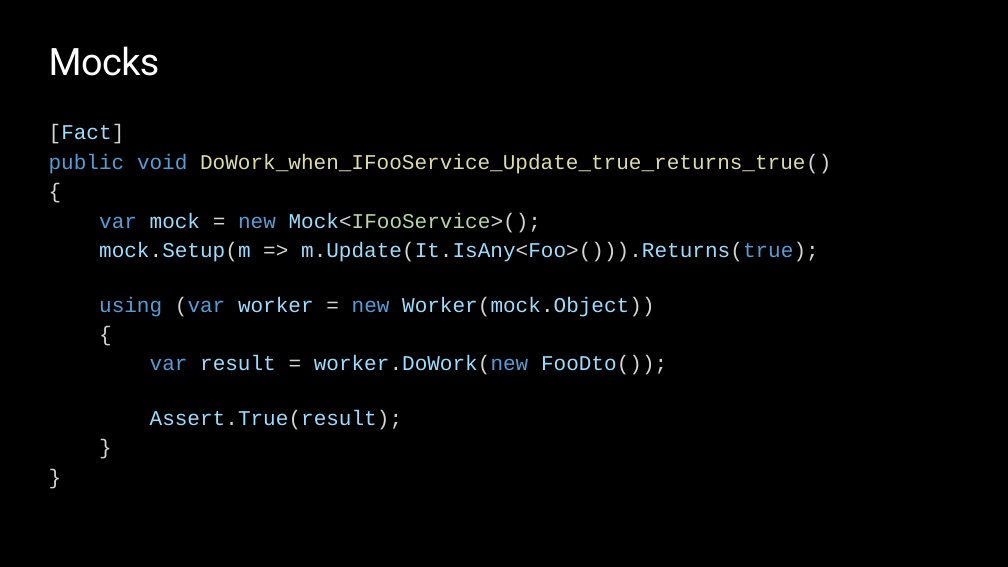
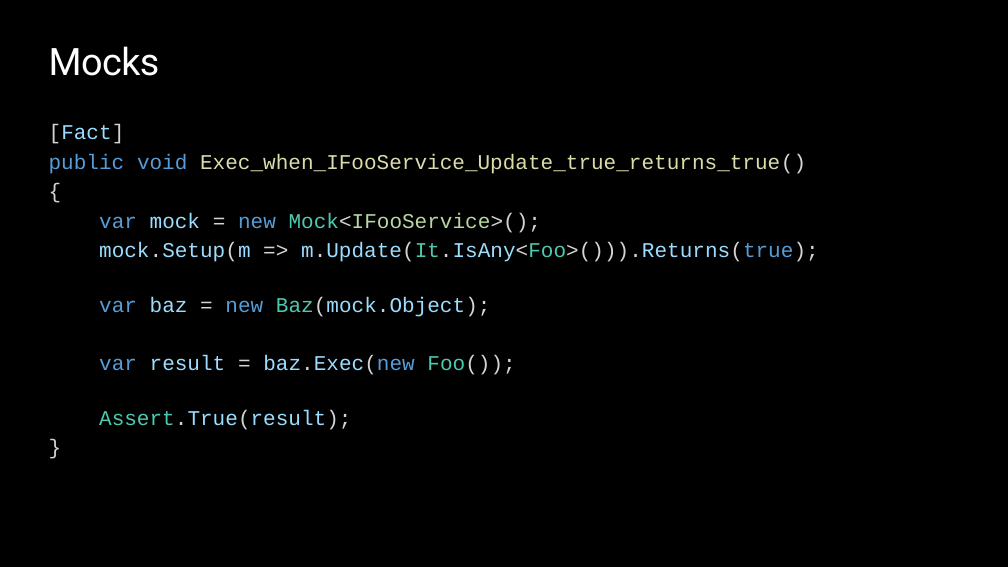
Before and after one commit to ondfisk/BDSA2020, a slide deck: slide 24 of Slides/Lecture05 - Dependency Injection, Testing Entity Framework.pptx (slide 22 before the commit). Drawn at 1008x567 pixels with LibreOffice and Linux fonts; fonts in the diff are those of the drawing; background and template pictures are left out. Boxes give left, top, right and bottom in pixels: in the first picture for what was removed or moved away, otherwise in the second. Text is boxed around its words. In the diff, an @@ line names an element or a change of style, - is before the commit and + after.

```diff
--- a/Slides/Lecture05 - Dependency Injection, Testing Entity Framework.pptx
+++ b/Slides/Lecture05 - Dependency Injection, Testing Entity Framework.pptx
@@ text at (49, 124, 819, 430): paragraph removed @@
-}
@@ text at (49, 154, 806, 174): text changed @@
-public void DoWork_when_IFooService_Update_true_returns_true()
+public void Exec_when_IFooService_Update_true_returns_true()
@@ text at (99, 213, 819, 430): text colour #9CDCFE to #4EC9B0 in "Mock<IFooService>();", "m.Update(It.IsAny<Foo>())).Returns(true);", "Assert.True(result);" @@
@@ text at (99, 297, 515, 375): text changed @@
-using (var worker = new Worker(mock.Object))
-{
-var result = worker.DoWork(new FooDto());
+var baz = new Baz(mock.Object);
+var result = baz.Exec(new Foo());
```
Also in this commit, not shown: 12 other slides changed, 5 slides added, 3 slides removed, 20 other files.
